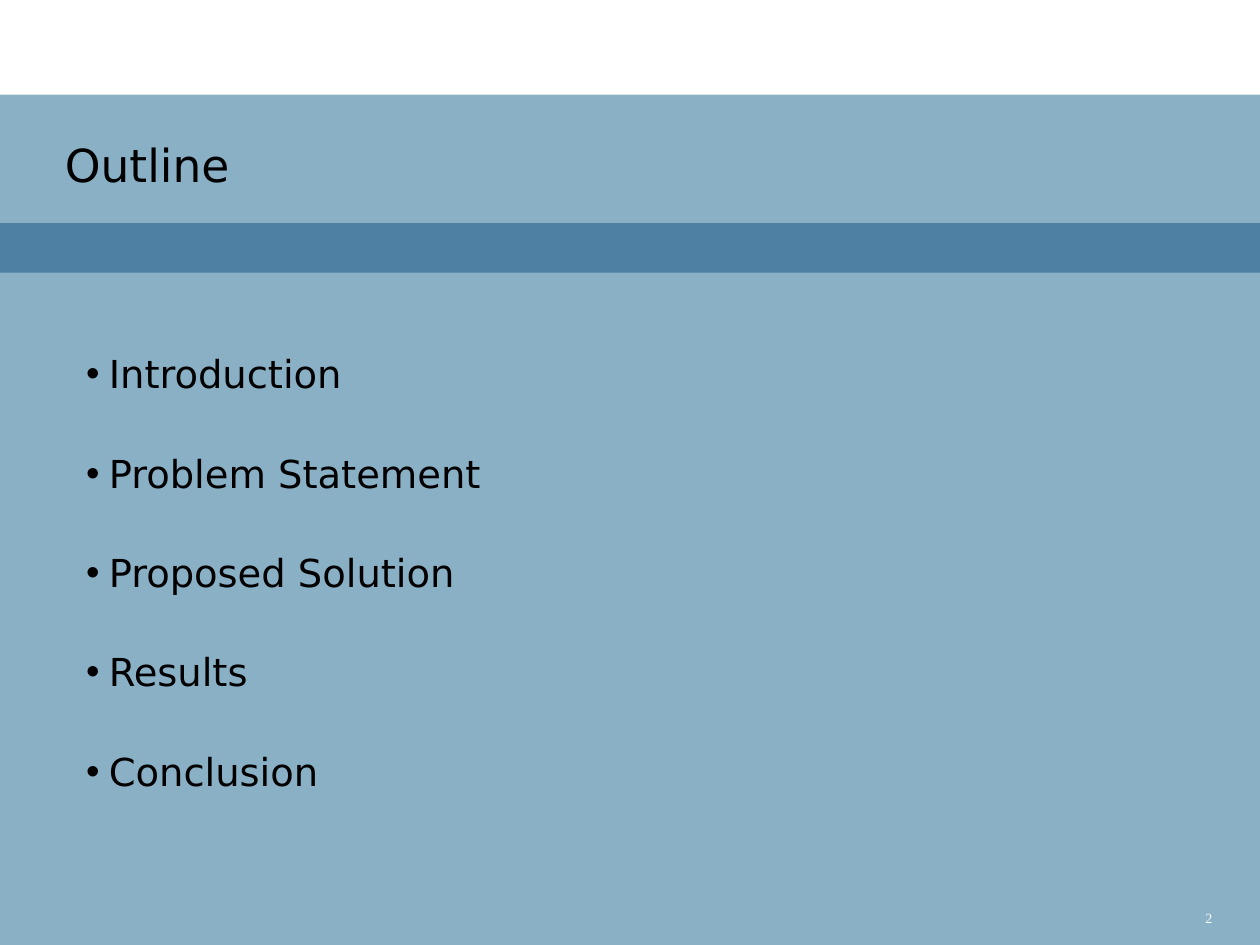
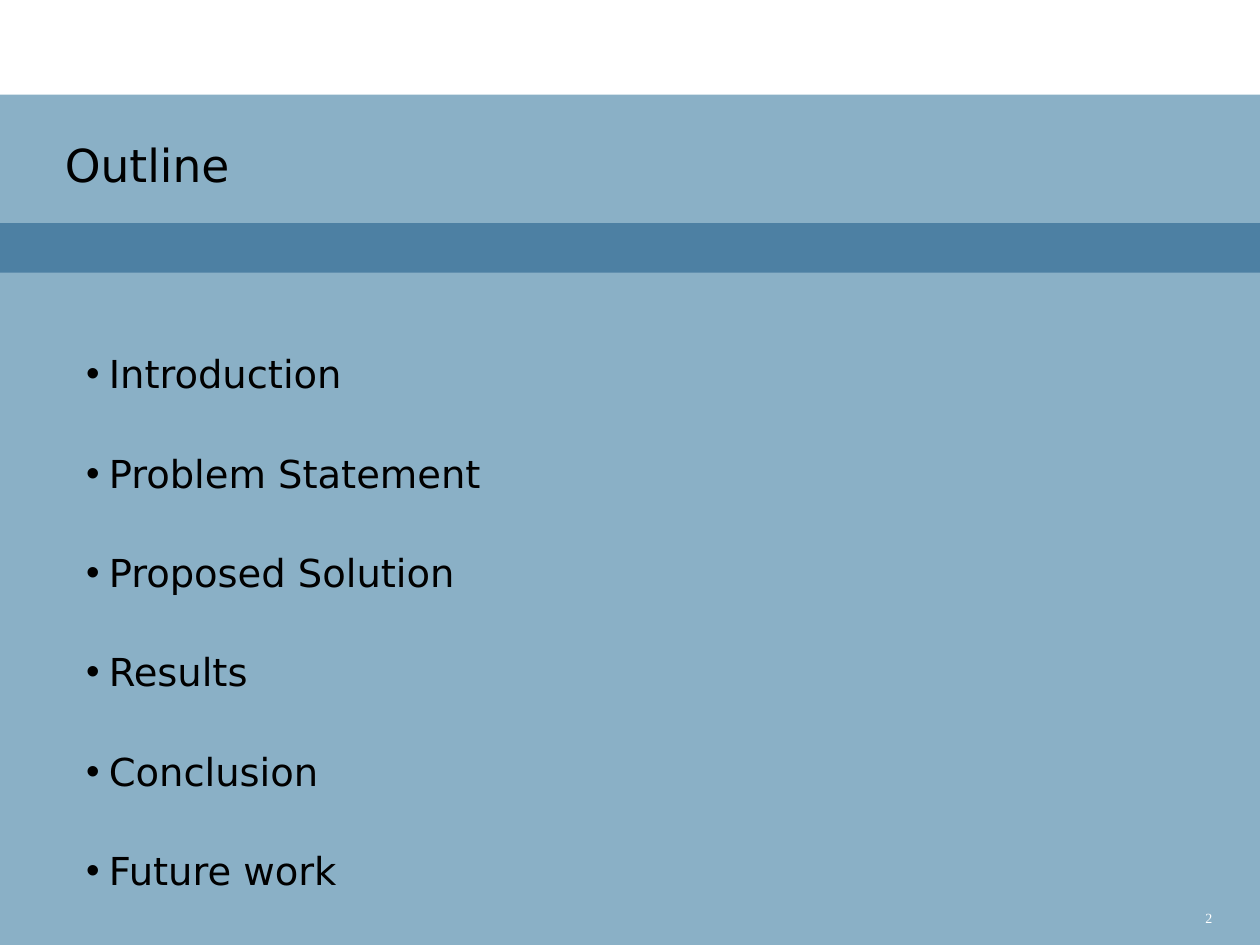
Before and after one commit to Danidude/Master-Thesis, a slide deck: slide 2 of Report/IKT 590 Master Thesis.odp. Drawn at 1260x945 pixels with LibreOffice and Linux fonts; fonts in the diff are those of the drawing; background and template pictures are left out. Boxes give left, top, right and bottom in pixels: in the first picture for what was removed or moved away, otherwise in the second. Text is boxed around its words. In the diff, an @@ line names an element or a change of style, - is before the commit and + after.

```diff
--- a/Report/IKT 590 Master Thesis.odp
+++ b/Report/IKT 590 Master Thesis.odp
@@ text at bbox=[109, 855, 336, 886]: paragraph added @@
+• Future work
```
Also in this commit, not shown: 2 other slides changed.
